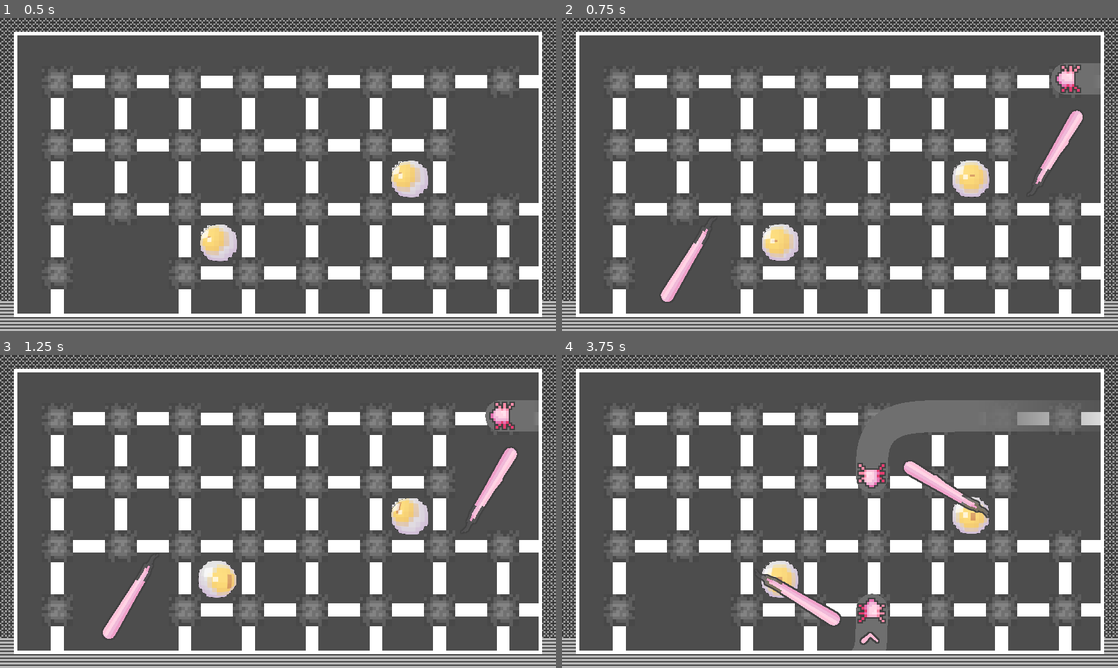
Above: before the commit, frames 1-4 (two rows, left to right).
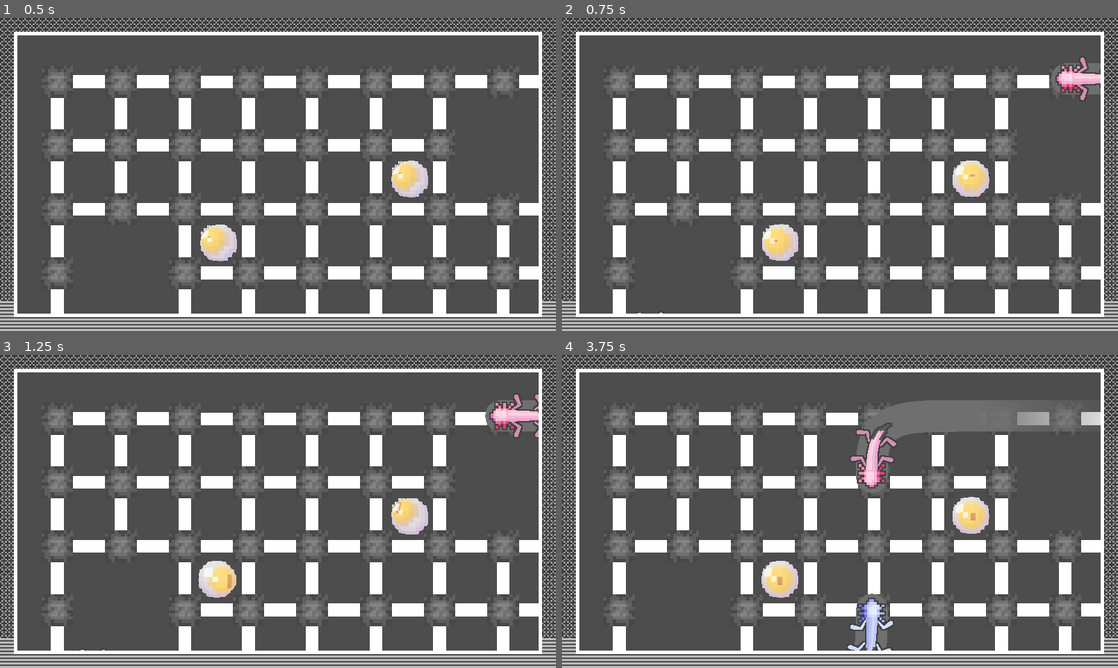
Above: after the commit, the same moments.

Repository: r8114wjbn9118/Hello-Godot-Game-Jam-1
Game: Godot game, scene res://Map/Map.tscn
The game is run twice, just before and just after one commit, with the same random seed, the same clock (stepped at 60 frames per second) and the same inputs. The engine's default icon, where the game draws it, is replaced by a stand-in: a white triangle on a blue panel in a dark square.
Inputs (mouse positions are in pixels of both pictures, inside the frame that each line leads up to):
- Up to frame 1 (0.5 s): no input
- Up to frame 2 (0.75 s): tap Enter (ui_accept) at 0.5 s; move the mouse to (962, 158) at 0.52 s; hold Right (ui_right) from 0.53 s (still down); hold Z (z) from 0.53 s (still down)
- Up to frame 3 (1.25 s): keep holding Right (ui_right); keep holding Z (z); tap Enter (ui_accept) at 0.77 s
- Up to frame 4 (3.75 s): move the mouse to (728, 527) at 1.27 s; release Right (ui_right) at 1.28 s; release Z (z) at 1.28 s; hold Down (ui_down) 1.28-2.03 s; tap Z (z) at 1.35, 2.85 s; tap Enter (ui_accept) at 1.52, 3.02, 3.5 s; move the mouse to (895, 442) at 2.02 s; hold Right (ui_right) 2.03-2.78 s; hold Z (z) 2.03-2.78 s; move the mouse to (812, 574) at 2.77 s; hold Up (ui_up) 2.78-3.53 s; move the mouse to (1006, 558) at 3.52 s; hold Left (ui_left) from 3.53 s (still down); hold Z (z) from 3.53 s (still down)

Frame 1 is identical in both runs. In frame 2, 1.2% of the frame differs, in the area x 13-97%, y 12-95%; in frame 3, 1.3%; in frame 4, 2.5%, in the area x 35-77%, y 21-95%.
Error before the commit: Parse Error: Class "BodyLine" hides a global script class. (res://MapItems/WormTail/body/BodyLine.gd:3)

Commit message:
leg scale fix

Diff:
--- a/Map/Map.tscn
+++ b/Map/Map.tscn
@@ -57,13 +57,13 @@
 
 [node name="MainWorm" parent="Worm" instance=ExtResource("9_tj3aa")]
 unique_name_in_owner = true
-position = Vector2(50, 450)
+position = Vector2(86.3636, 495.455)
 rotation = 3.14159
 color = 0
 
 [node name="SubWorm" parent="Worm" instance=ExtResource("9_tj3aa")]
 unique_name_in_owner = true
-position = Vector2(850, 50)
+position = Vector2(886.364, 95.4545)
 rotation = 6.28318
 
 [node name="Foreground" parent="." instance=ExtResource("9_gth0d")]
--- a/MapItems/WormTail/body/body_line.gd
+++ b/MapItems/WormTail/body/body_line.gd
@@ -1,97 +1,100 @@
-class_name BodyLine extends Node2D
-
-var point_manager:PointManager
-
-## 身體長度
-var max_distance:int = 1
-
-func getPoints():
-	return $BodyLine.points
-func setPoints(arr):
-	$BodyLine.points = arr
-
-func setColor(color:Color):
-	var arr := [$LegIk_FR, $LegIk_BL, $LegIk_FL, $LegIk_BR]
-	for i in arr:
-		i.setColor(color)
-
-@onready var _line = $BodyLine
-
-var length:int = 10
-func init(head, _point_manager) -> void:
-
-	self.point_manager = _point_manager
-	GRID_SIZE = _point_manager.tile_set.tile_size
-	GRID_OFFSET = _point_manager.position + GRID_SIZE / 2
-
-	#name = head.name + "Body"
-	var arr = []
-	for i in range(length * max_distance):
-		arr.append(head.position)
-	_line.points = arr
-
-func setHead(pos)-> void:
-	_line.points[0] = pos
-
-## 頭部移動時連帶執行
-func move(pos) -> void:
-	setHead(pos)
-	var arr = _line.points.duplicate()
-	for i in range(1, arr.size()):
-		if (arr[i] - arr[i-1]).length() > length:
-			arr[i] = (arr[i] - arr[i-1]).normalized() * length + arr[i-1]
-			arr[i] = align_to_grid_line(arr[i])  # 僅在容許範圍內時才更新為對齊的結果
-	# 將節點位置對齊到網格
-	_line.points = arr
-	global_position = Vector2.ZERO
-	global_rotation = 0.0
-	var curve:Curve2D = $Path2D.curve
-	curve.clear_points()
-	for i in arr:
-		curve.add_point(i)
-	const FRONT_POS = 0.2
-	const BACK_POS = 0.6
-	$Path2D/PathFollow2D.progress_ratio = FRONT_POS
-	$LegIk_FR.position = $Path2D/PathFollow2D/RMarker2D.global_position
-	$LegIk_FR.rotation = $Path2D/PathFollow2D.global_rotation + PI/2
-	$LegIk_FL.position = $Path2D/PathFollow2D/LMarker2D.global_position
-	$LegIk_FL.rotation = $Path2D/PathFollow2D.global_rotation - PI/2
-
-	$Path2D/PathFollow2D.progress_ratio = BACK_POS
-	$LegIk_BR.position = $Path2D/PathFollow2D/RMarker2D.global_position
-	$LegIk_BR.rotation = $Path2D/PathFollow2D.global_rotation + PI/2
-	$LegIk_BL.position = $Path2D/PathFollow2D/LMarker2D.global_position
-	$LegIk_BL.rotation = $Path2D/PathFollow2D.global_rotation - PI/2
-
-
-
-var GRID_SIZE: Vector2  # 假設網格大小為100x100
-var GRID_OFFSET: Vector2  # 網格偏移
-var MAX_DISTANCE: float = 45.0  # 容許距離
-func align_to_grid_line(pos: Vector2) -> Vector2: # 對齊到網格線上 容許距離
-	# 計算當前與前一節點的本地坐標
-	var local_end = pos - GRID_OFFSET
-	var grid = floor(local_end / GRID_SIZE) * GRID_SIZE + GRID_OFFSET + GRID_SIZE / 2
-
-	#var game_pos = point_manager.get_tile_game_pos(pos - GRID_SIZE / 2)
-	#var grid = point_manager.get_tile_position(game_pos) + GRID_SIZE / 2
-
-	if (pos - grid).length() <= MAX_DISTANCE:
-		return grid + (pos - grid).normalized() * MAX_DISTANCE
-	else:
-		return pos
-
-
-
-var _time = 0.0
-const LEG_SP_MOVE_TIME = 0.05
-func _process(delta: float) -> void:
-	global_position = Vector2.ZERO
-	global_rotation = 0.0
-	_time += delta
-	var arr := [$LegIk_FR, $LegIk_BL, $LegIk_FL, $LegIk_BR]
-	var curr_time = fmod(_time, (LEG_SP_MOVE_TIME*4.0))
-	var curr:int = floori(curr_time/LEG_SP_MOVE_TIME)
-	for i in arr:
-		i.canMove = false
-	arr[curr].canMove = true
+#class_name BodyLine extends Node2D
+#
+#var point_manager:PointManager
+#
+### 身體長度
+#var max_distance:int = 1
+#
+#func getPoints():
+	#return $BodyLine.points
+#func setPoints(arr):
+	#$BodyLine.points = arr
+#
+#func setColor(color:Color):
+	#var arr := [$LegIk_FR, $LegIk_BL, $LegIk_FL, $LegIk_BR]
+	#for i in arr:
+		#i.setColor(color)
+#
+#@onready var _line = $BodyLine
+#
+#var length:int = 10
+#func init(head, _point_manager) -> void:
+	#
+	#self.point_manager = _point_manager
+	#GRID_SIZE = _point_manager.tile_set.tile_size
+	#GRID_OFFSET = _point_manager.position + GRID_SIZE / 2
+	#
+	##name = head.name + "Body"
+	#var arr = []
+	#for i in range(length * max_distance):
+		#arr.append(head.position)
+	#_line.points = arr
+#
+#func setHead(pos)-> void:
+	#_line.points[0] = pos
+#
+### 頭部移動時連帶執行
+#func move(pos) -> void:
+	#setHead(pos)
+	#var arr = _line.points.duplicate()
+	#for i in range(1, arr.size()):
+		#if (arr[i] - arr[i-1]).length() > length:
+			#arr[i] = (arr[i] - arr[i-1]).normalized() * length + arr[i-1]
+			#arr[i] = align_to_grid_line(arr[i])  # 僅在容許範圍內時才更新為對齊的結果
+	## 將節點位置對齊到網格
+	#_line.points = arr
+	#global_position = Vector2.ZERO
+	#global_rotation = 0.0
+	#var curve:Curve2D = $Path2D.curve
+	#curve.clear_points()
+	#for i in arr:
+		#curve.add_point(i)
+	#const FRONT_POS = 0.2
+	#const BACK_POS = 0.6
+	#$Path2D/PathFollow2D.progress_ratio = FRONT_POS
+	#$LegIk_FR.position = $Path2D/PathFollow2D/RMarker2D.global_position
+	#$LegIk_FR.rotation = $Path2D/PathFollow2D.global_rotation + PI/2
+	#$LegIk_FL.position = $Path2D/PathFollow2D/LMarker2D.global_position
+	#$LegIk_FL.rotation = $Path2D/PathFollow2D.global_rotation - PI/2
+	#
+	#$Path2D/PathFollow2D.progress_ratio = BACK_POS
+	#$LegIk_BR.position = $Path2D/PathFollow2D/RMarker2D.global_position
+	#$LegIk_BR.rotation = $Path2D/PathFollow2D.global_rotation + PI/2
+	#$LegIk_BL.position = $Path2D/PathFollow2D/LMarker2D.global_position
+	#$LegIk_BL.rotation = $Path2D/PathFollow2D.global_rotation - PI/2
+	#
+	#
+#
+#var GRID_SIZE: Vector2  # 假設網格大小為100x100
+#var GRID_OFFSET: Vector2  # 網格偏移
+#var MAX_DISTANCE: float = 45.0  # 容許距離
+#func align_to_grid_line(pos: Vector2) -> Vector2: # 對齊到網格線上 容許距離
+	## 計算當前與前一節點的本地坐標
+	#var local_end = pos - GRID_OFFSET
+	#var grid = floor(local_end / GRID_SIZE) * GRID_SIZE + GRID_OFFSET + GRID_SIZE / 2
+	#
+	##var game_pos = point_manager.get_tile_game_pos(pos - GRID_SIZE / 2)
+	##var grid = point_manager.get_tile_position(game_pos) + GRID_SIZE / 2
+#
+	#if (pos - grid).length() <= MAX_DISTANCE:
+		#return grid + (pos - grid).normalized() * MAX_DISTANCE
+	#else:
+		#return pos
+#
+#
+#
+#var _time = 0.0
+#const LEG_SP_MOVE_TIME = 0.05
+#func _process(delta: float) -> void:
+	#global_position = Vector2.ZERO
+	#global_rotation = 0.0
+	#_time += delta
+	#var arr := [$LegIk_FR, $LegIk_BL, $LegIk_FL, $LegIk_BR]
+	#var curr_time = fmod(_time, (LEG_SP_MOVE_TIME*4.0))
+	#var curr:int = floori(curr_time/LEG_SP_MOVE_TIME)
+	#for i in arr:
+		#i.canMove = false
+	#arr[curr].canMove = true
+	#
+	#
+	#
--- a/MapItems/WormTail/legIK/leg_ik.gd
+++ b/MapItems/WormTail/legIK/leg_ik.gd
@@ -19,18 +19,21 @@
 		list.append(Vector2.ZERO)
 	points = list
 	old_points = points
-
+	%Line2D.width *= $Node.global_scale.x
+	$Node.global_scale = Vector2(1.0, 1.0)
 
 var _moving:bool = false
 var canMove:bool = true
 
 const LENGTH = 15.0
 const STEP_LENGTH = 10.0
-# Called every frame. 'delta' is the elapsed time since the previous frame.
+
 func _process(delta: float) -> void:
 	if need_update:
 		#global_position = Vector2.ZERO
 		#global_rotation = 0.0
+
+
 		$Node.global_position = Vector2.ZERO
 		$Node.global_rotation = 0.0
 		update()
--- a/Tile/EyeAnime/EyeAnim.tres
+++ b/Tile/EyeAnime/EyeAnim.tres
@@ -199,7 +199,6 @@
 
 }
 "
-graph_offset = Vector2(-1991.35, 460.248)
 mode = 1
 flags/light_only = false
 varyings/world_to_screen = "0,7"
